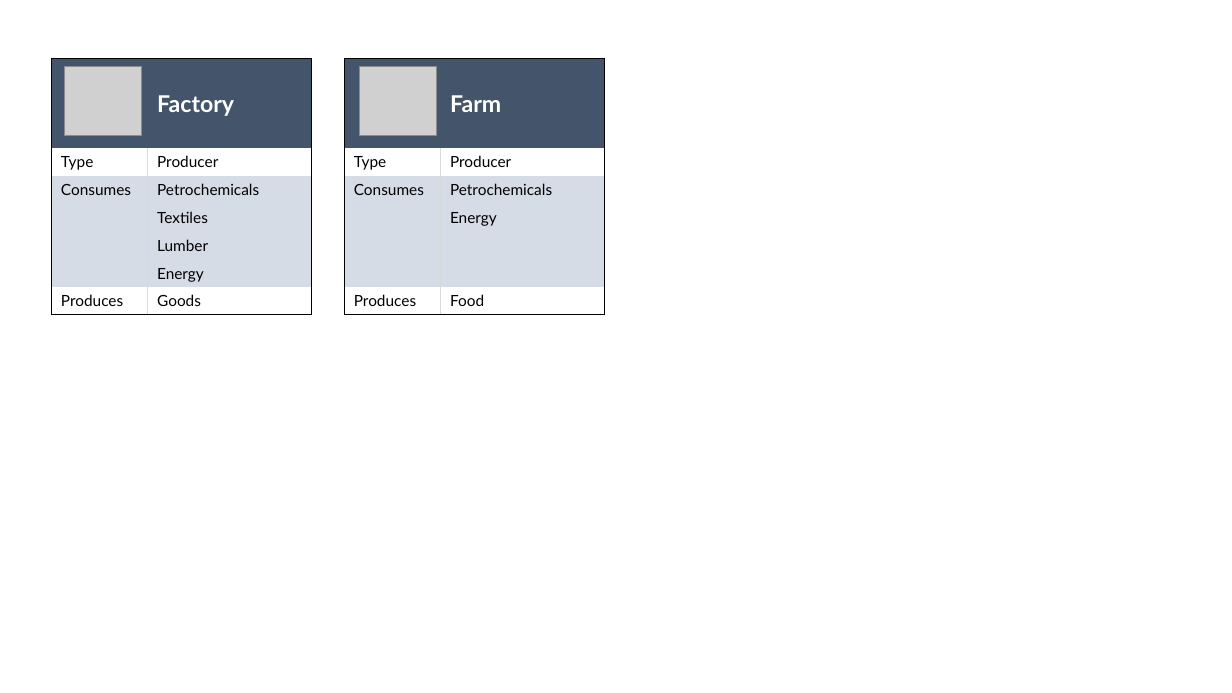
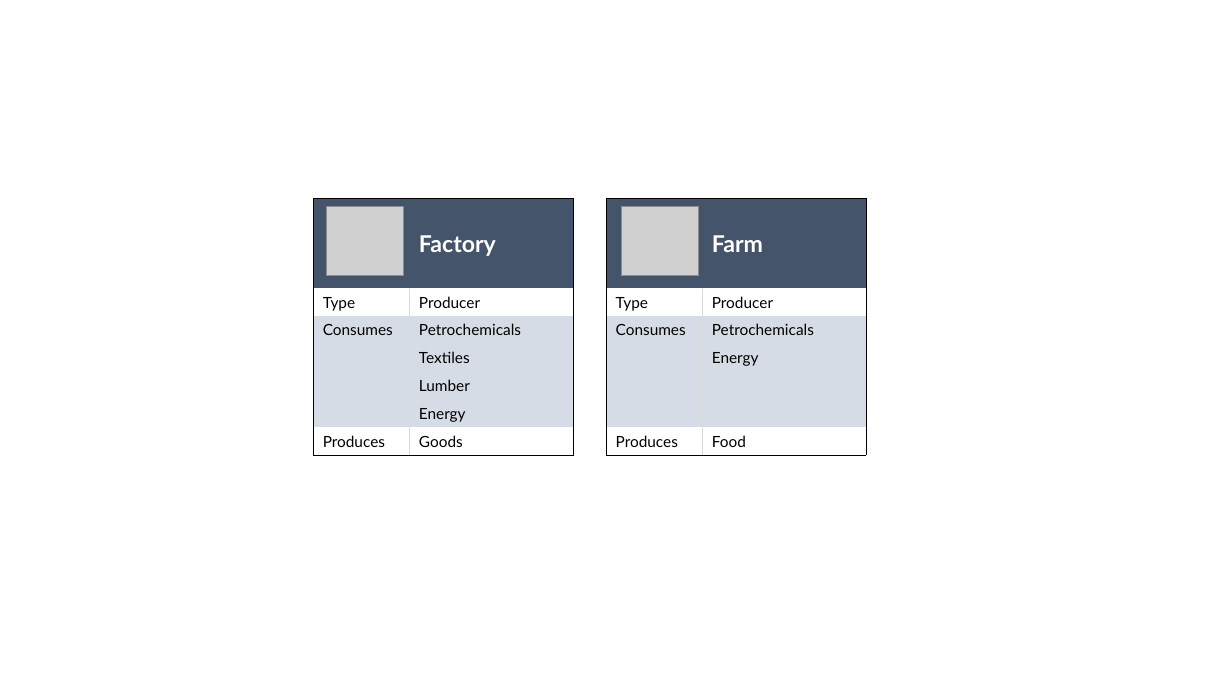
Before and after one commit to maana-io/maana-sim-logistics, a slide deck: slide 6 of v3/assets/map/Default.pptx (slide 7 before the commit). Drawn at 1232x693 pixels with LibreOffice and Linux fonts; fonts in the diff are those of the drawing; grey boxes stand for pictures. Boxes give left, top, right and bottom in pixels: in the first picture for what was removed or moved away, otherwise in the second. Text is boxed around its words. In the diff, an @@ line names an element or a change of style, - is before the commit and + after.

```diff
--- a/v3/assets/map/Default.pptx
+++ b/v3/assets/map/Default.pptx
@@ 2 pictures, 2 tables: place and size @@
-2 pictures, 2 tables at bbox=[52, 58, 604, 314]
+2 pictures, 2 tables at bbox=[313, 199, 866, 455]
```
Also in this commit, not shown: 1 other slide changed, 1 slide removed.
